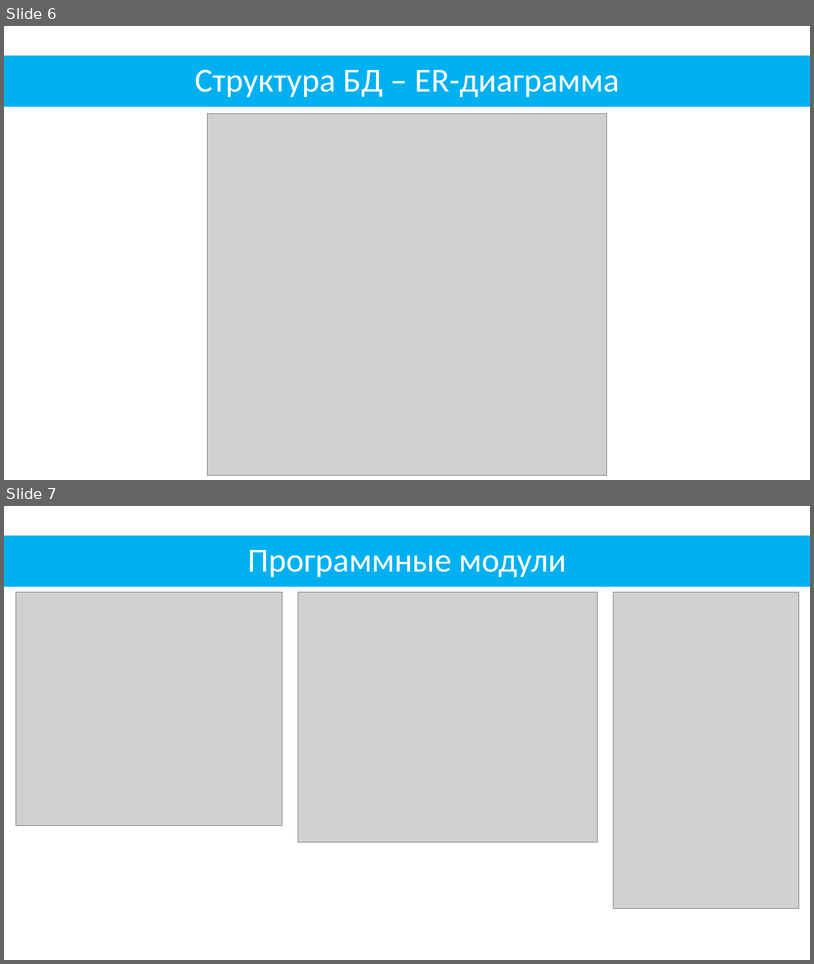
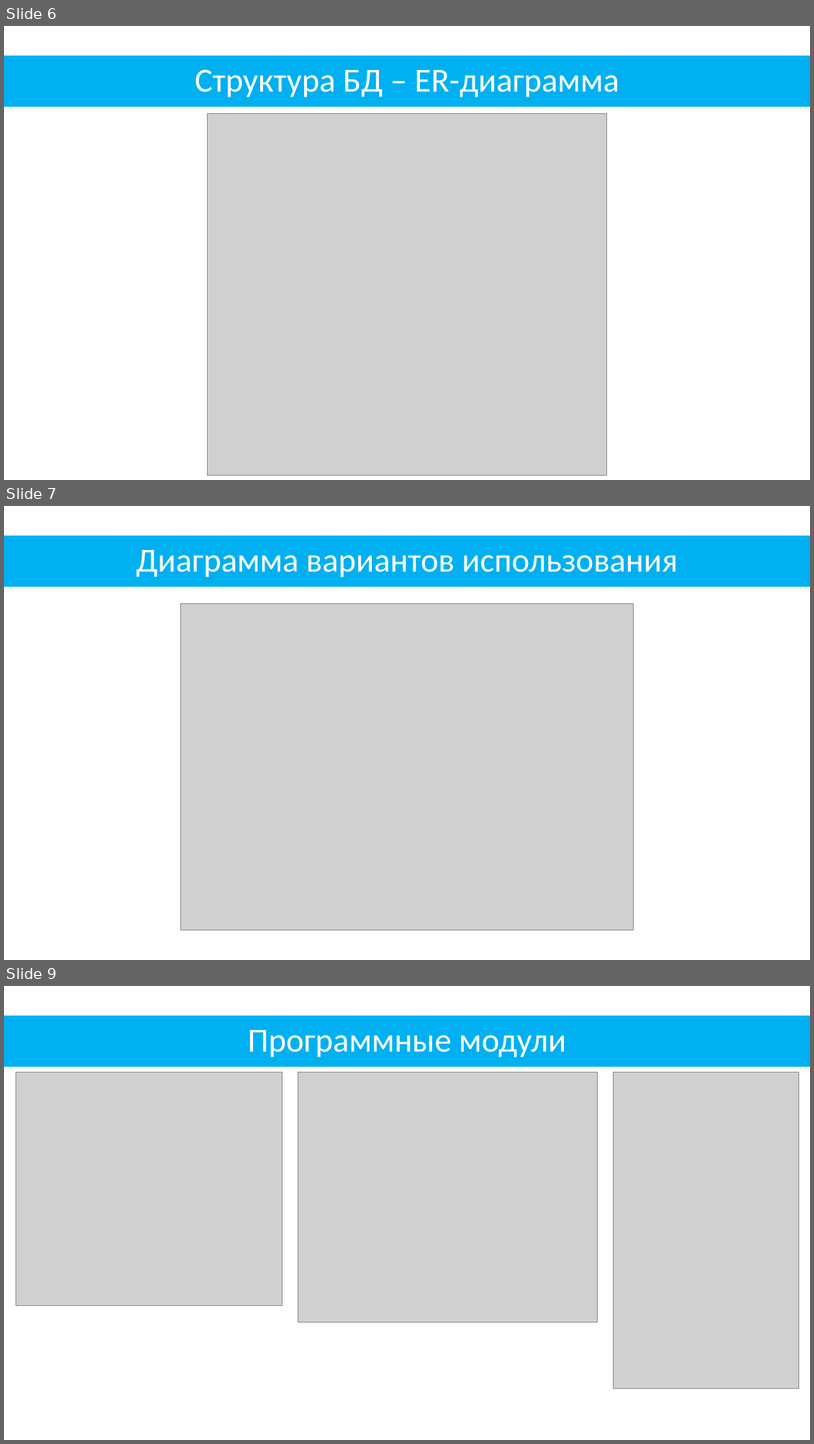
Before and after one commit to Hun1el/Diplom-WebDev-AIS, a slide deck: Презентация.pptx. Shown one above the other, each under a label of ours: slides 6 and 7 before the commit, slides 6, 7 and 9 after it; the slides between them are not shown. The pictures are 814x964 and 814x1444 pixels, drawn with LibreOffice and Linux fonts; fonts in the diff are those of the drawing; grey boxes stand for pictures. Boxes give left, top, right and bottom in pixels: in the first picture for what was removed or moved away, otherwise in the second. Text is boxed around its words. In the diff, an @@ line names an element or a change of style, - is before the commit and + after.

```diff
--- a/Презентация.pptx
+++ b/Презентация.pptx
@@ slide 7 added at [4, 506, 810, 960], background #FFFFFF @@
@@ title added at [4, 536, 810, 586], fill #00B0F0, outline #00B0F0 0.75 pt, 40 pt, text #FFFFFF @@
+Диаграмма вариантов использования
@@ picture added at [180, 604, 634, 930] @@
@@ what was slide 7 is now slide 9 @@
```
Also in this commit, not shown: 1 other slide added, 5 other files.
